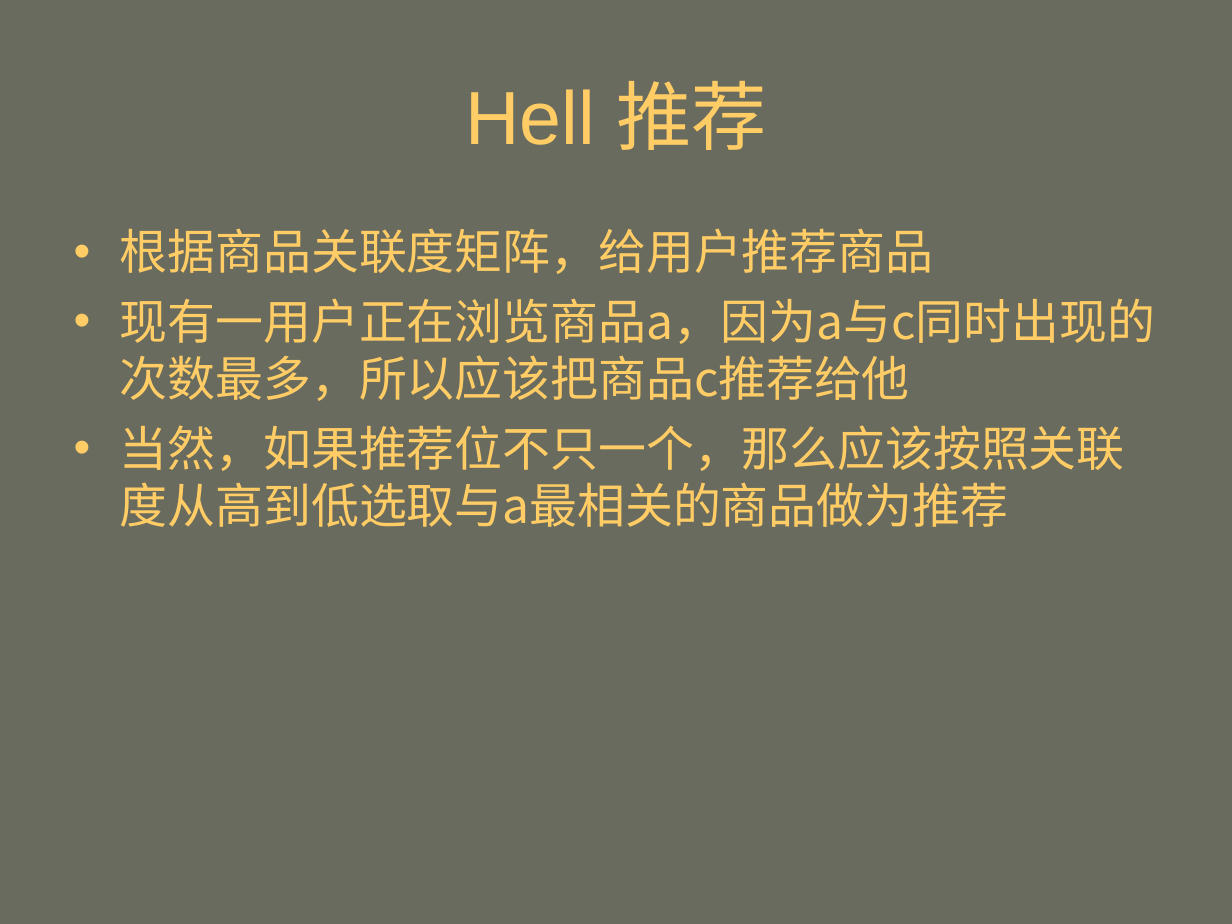
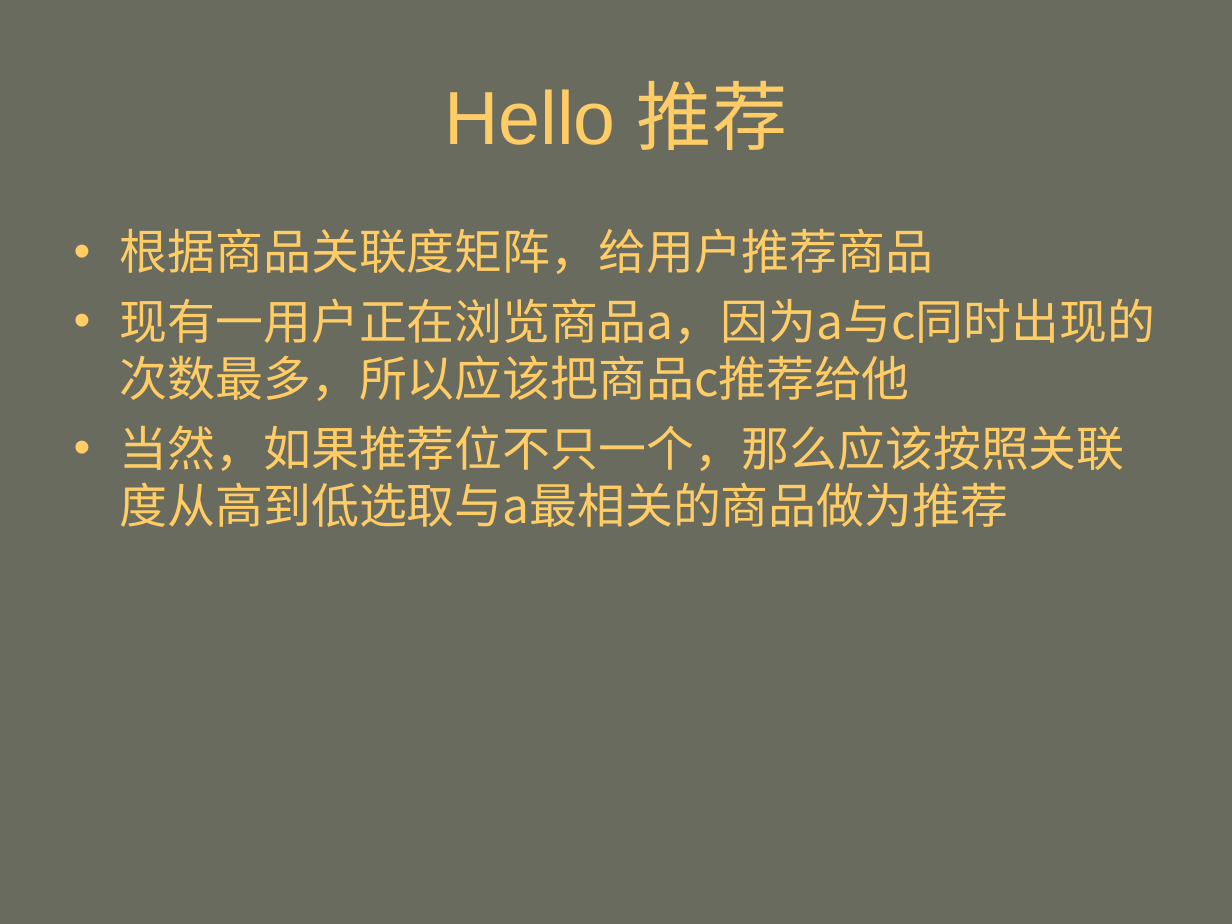
Before and after one commit to mahengyang/code, a slide deck: slide 12 of puffin/个性化推荐.ppt. Drawn at 1232x924 pixels with LibreOffice and Linux fonts; fonts in the diff are those of the drawing. Boxes give left, top, right and bottom in pixels: in the first picture for what was removed or moved away, otherwise in the second. Text is boxed around its words. In the diff, an @@ line names an element or a change of style, - is before the commit and + after.

```diff
--- a/puffin/个性化推荐.ppt
+++ b/puffin/个性化推荐.ppt
@@ title at bbox=[444, 81, 788, 150]: text changed @@
-Hell 推荐
+Hello 推荐
```
Also in this commit, not shown: 3 other slides changed, 2 other files.
